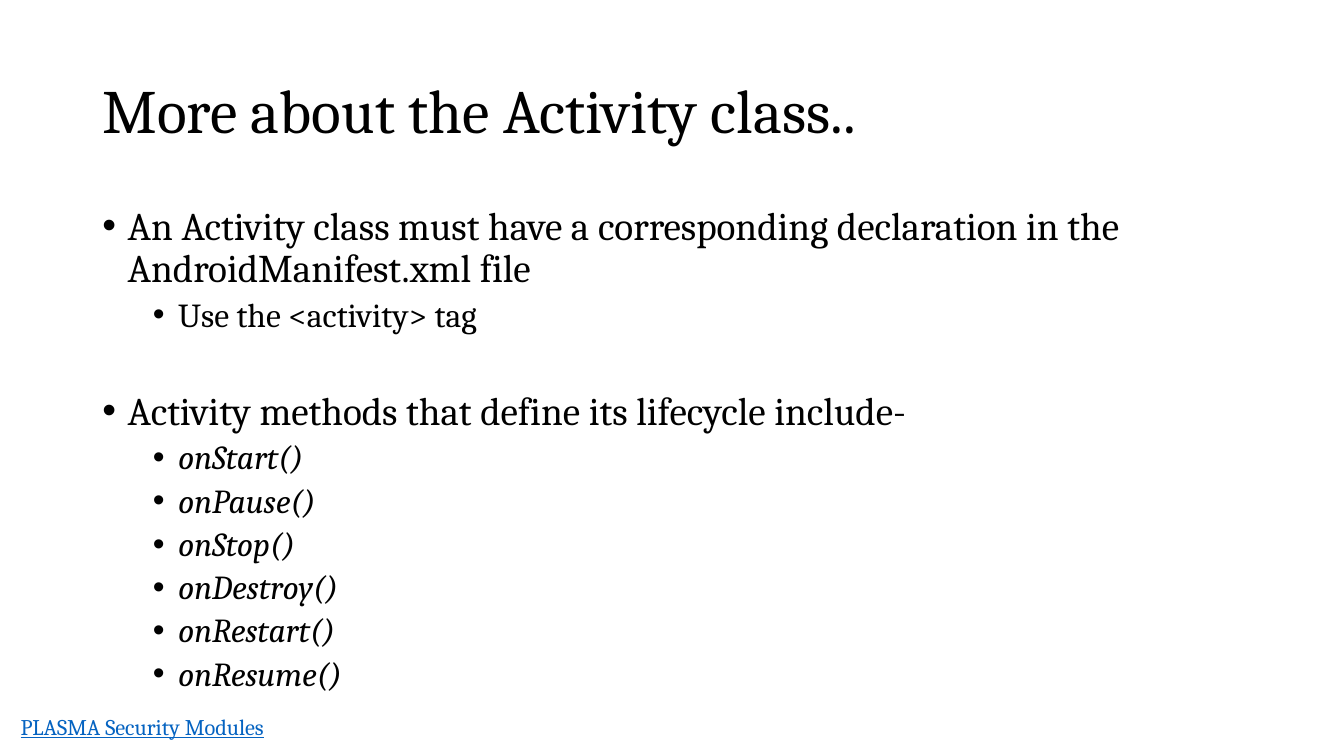
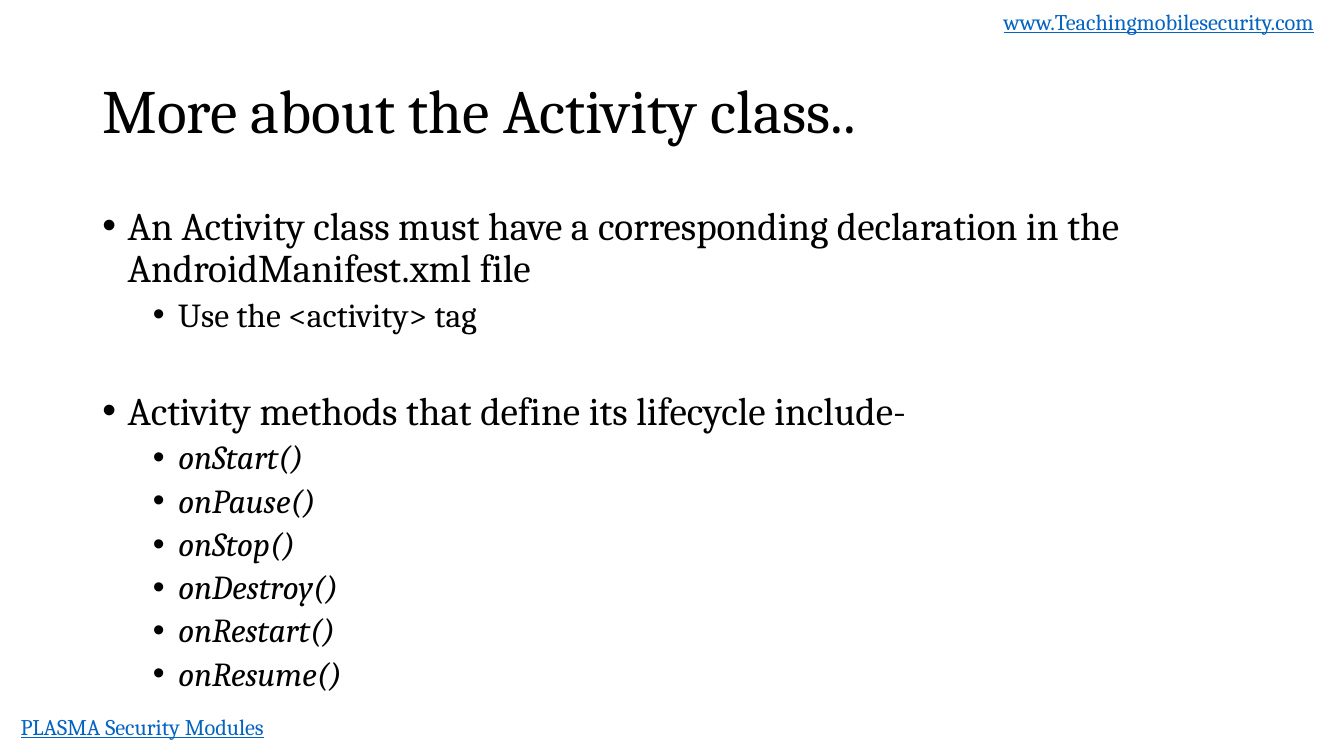
Before and after one commit to dan7800/VulnerableAndroidAppOracle, a slide deck: slide 5 of Vulnerabilities/ActivitiesAccess/ActivitiesAccess.pptx. Drawn at 1344x756 pixels with LibreOffice and Linux fonts; fonts in the diff are those of the drawing; background and template pictures are left out. Boxes give left, top, right and bottom in pixels: in the first picture for what was removed or moved away, otherwise in the second. Text is boxed around its words. In the diff, an @@ line names an element or a change of style, - is before the commit and + after.

Commit message:
Updated slides for the ActivityAccess and Intent activities to include a link to the website

```diff
--- a/Vulnerabilities/ActivitiesAccess/ActivitiesAccess.pptx
+++ b/Vulnerabilities/ActivitiesAccess/ActivitiesAccess.pptx
@@ text added at (1004, 14, 1314, 35), 16 pt, text #0563C1, underline @@
+www.Teachingmobilesecurity.com
```
Also in this commit, not shown: 6 other slides changed, 1 other file.
